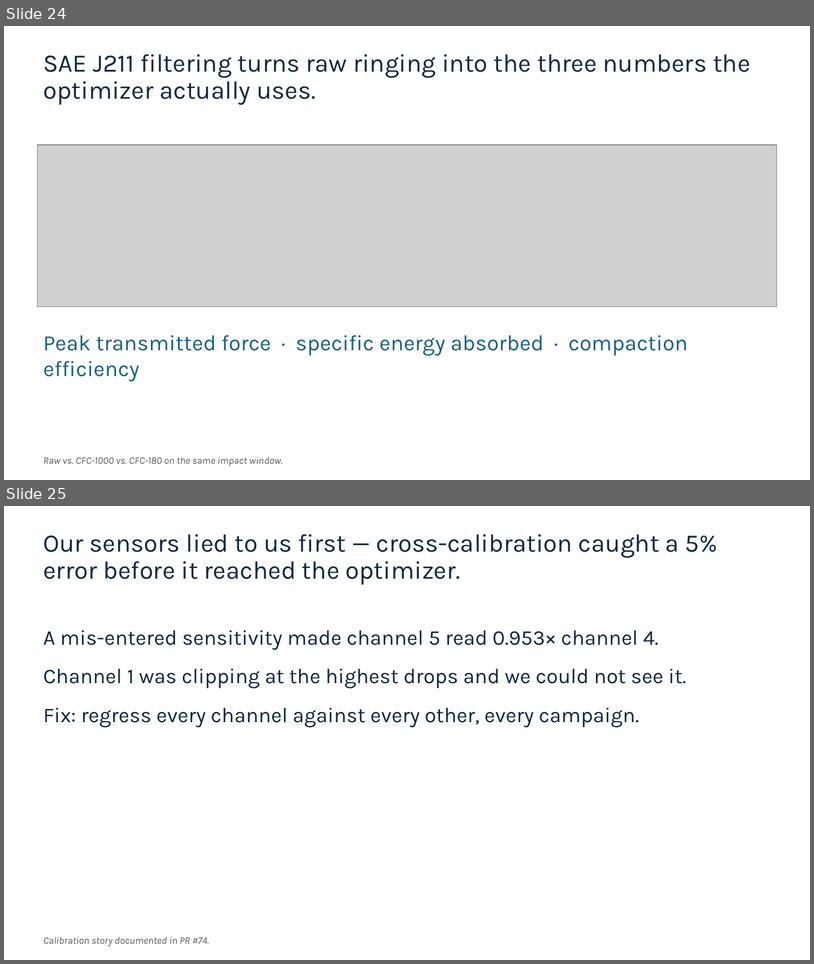
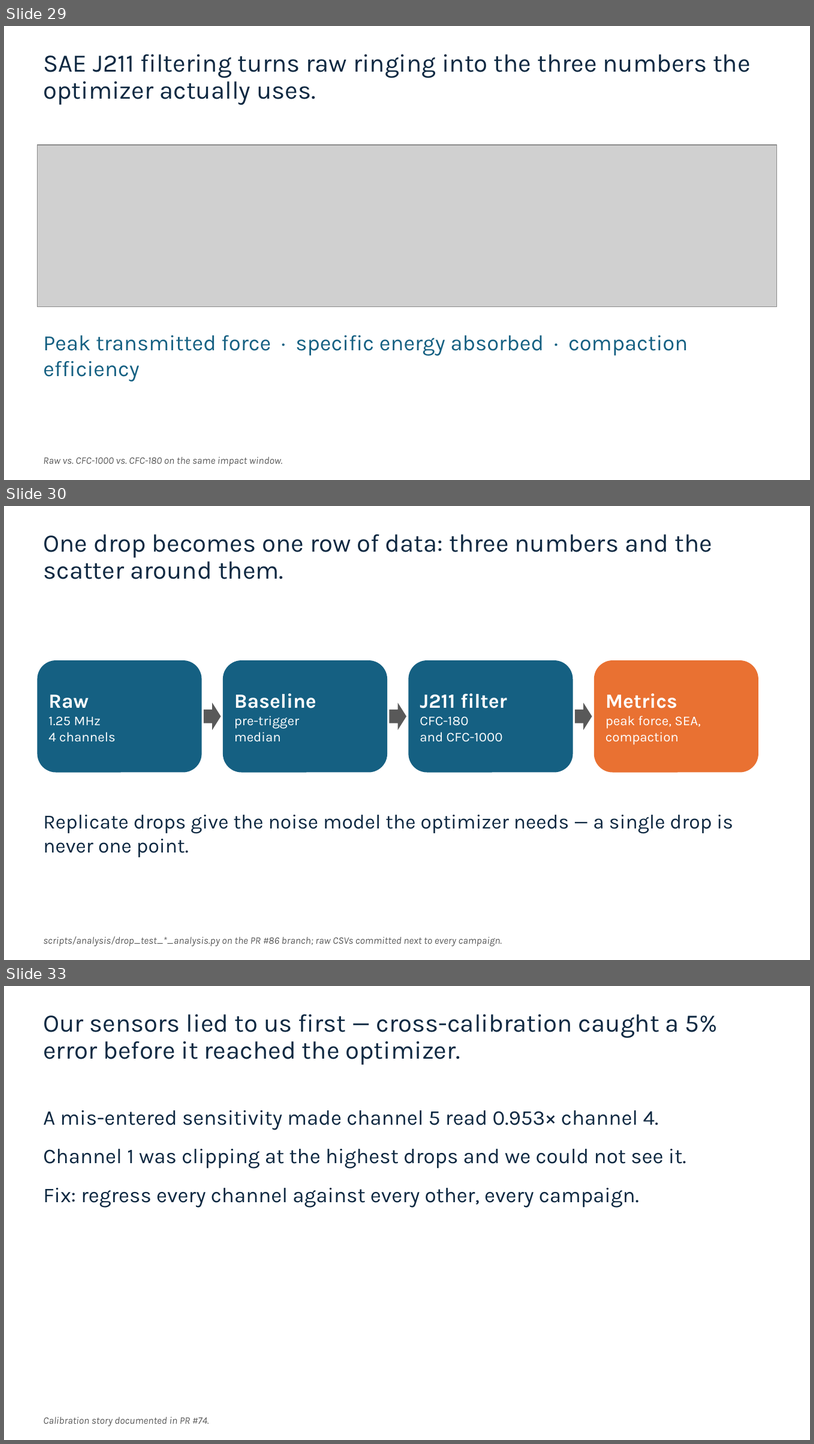
Before and after one commit to vertical-cloud-lab/tensegrity-optimization, a slide deck: presentation/Slide Decks/IDETC Supplement Slides (BO block + gap + video + accel).pptx. Shown one above the other, each under a label of ours: slides 24 and 25 before the commit, slides 29, 30 and 33 after it; the slides between them are not shown. The pictures are 814x964 and 814x1444 pixels, drawn with LibreOffice and Linux fonts; fonts in the diff are those of the drawing; grey boxes stand for pictures. Boxes give left, top, right and bottom in pixels: in the first picture for what was removed or moved away, otherwise in the second. Text is boxed around its words. In the diff, an @@ line names an element or a change of style, - is before the commit and + after.

```diff
--- a/presentation/Slide Decks/IDETC Supplement Slides (BO block + gap + video + accel).pptx
+++ b/presentation/Slide Decks/IDETC Supplement Slides (BO block + gap + video + accel).pptx
@@ slide 30 added at box(4, 506, 810, 960), background #FFFFFF @@
@@ title added at box(43, 534, 713, 579), 30 pt, text #0E2841 @@
+One drop becomes one row of data: three numbers and the scatter around them.
@@ rounded rectangle added at box(37, 660, 202, 772), fill #156082, 16 pt, text #FFFFFF @@
+Raw
+1.25 MHz
+4 channels
@@ rounded rectangle added at box(223, 660, 387, 772), fill #156082, 16 pt, text #FFFFFF @@
+Baseline
+pre-trigger
+median
@@ rounded rectangle added at box(409, 660, 573, 772), fill #156082, 16 pt, text #FFFFFF @@
+J211 filter
+CFC-180
+and CFC-1000
@@ rounded rectangle added at box(594, 660, 759, 772), fill #E97132, 16 pt, text #FFFFFF @@
+Metrics
+peak force, SEA,
+compaction
@@ right arrow added at box(204, 703, 221, 730), fill #595959 @@
@@ right arrow added at box(389, 703, 406, 730), fill #595959 @@
@@ right arrow added at box(575, 703, 592, 730), fill #595959 @@
@@ text added at box(43, 814, 734, 857), 24 pt, text #0E2841 @@
+Replicate drops give the noise model the optimizer needs — a single drop is never one point.
@@ text added at box(43, 936, 503, 946), 12 pt, text #595959, italic @@
+scripts/analysis/drop_test_*_analysis.py on the PR #86 branch; raw CSVs committed next to every campaign.
@@ what was slide 24 is now slide 29 @@
@@ what was slide 25 is now slide 33 @@
```
Also in this commit, not shown: 2 slides changed, 9 other slides added, 55 other files.
